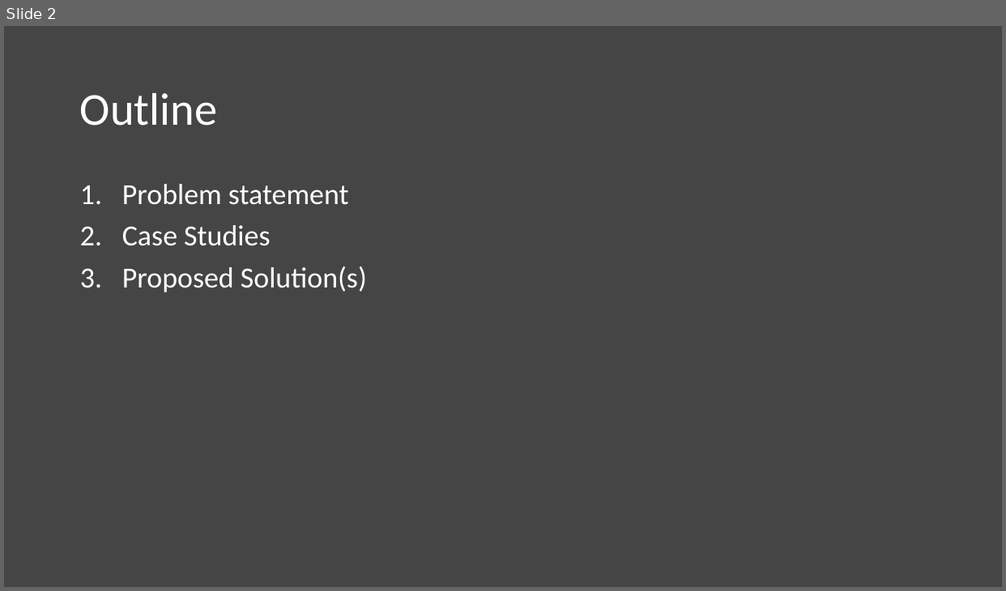
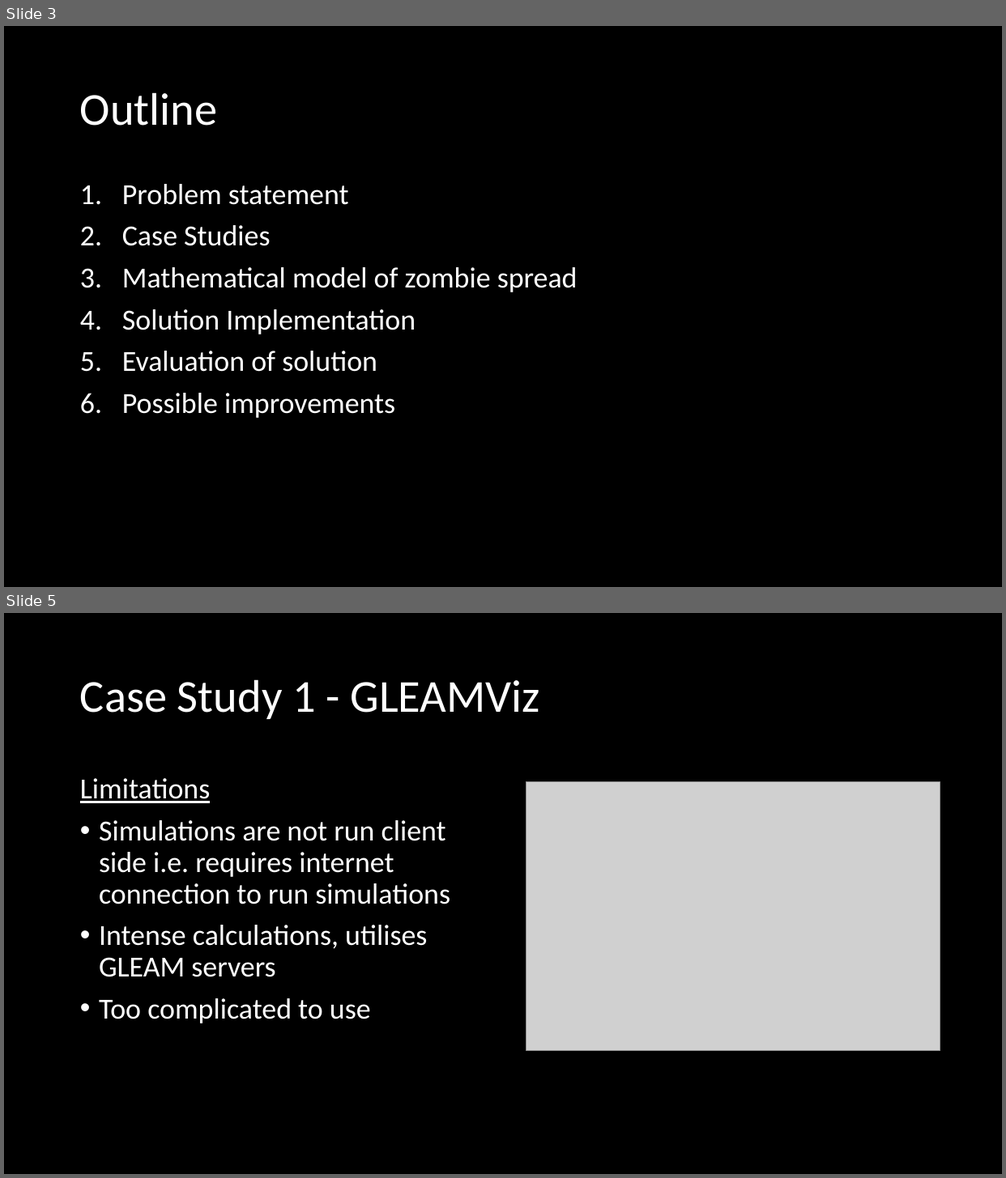
Before and after one commit to Czar-Ec/ZEUS, a slide deck: Documentation/ZEUS Presentation.pptx. Shown one above the other, each under a label of ours: slide 2 before the commit, slides 3 and 5 after it; the slides between them are not shown. The pictures are 1006x591 and 1006x1178 pixels, drawn with LibreOffice and Linux fonts; fonts in the diff are those of the drawing; grey boxes stand for pictures; background and template pictures are left out. Boxes give left, top, right and bottom in pixels: in the first picture for what was removed or moved away, otherwise in the second. Text is boxed around its words. In the diff, an @@ line names an element or a change of style, - is before the commit and + after.

```diff
--- a/Documentation/ZEUS Presentation.pptx
+++ b/Documentation/ZEUS Presentation.pptx
@@ slide 5 added at (x1=4, y1=613, x2=1002, y2=1174), background #000000 @@
@@ title added at (x1=80, y1=679, x2=540, y2=719), 44 pt, text #FFFFFF @@
+Case Study 1 - GLEAMViz
@@ text added at (x1=80, y1=778, x2=450, y2=1024), 28 pt, text #FFFFFF @@
+Limitations
+• Simulations are not run client side i.e. requires internet connection to run simulations
+• Intense calculations, utilises GLEAM servers
+• Too complicated to use
@@ picture added at (x1=526, y1=782, x2=940, y2=1051) @@
@@ what was slide 2 is now slide 3 @@
@@ slide 3 changed as well @@
@@ background #454545 to #000000 @@
@@ text at (x1=122, y1=267, x2=577, y2=418): text changed @@
-3. Proposed Solution(s)
+3. Mathematical model of zombie spread
+4. Solution Implementation
+5. Evaluation of solution
+6. Possible improvements
```
Also in this commit, not shown: 12 other slides added, 2 slides removed, 2 other files.
